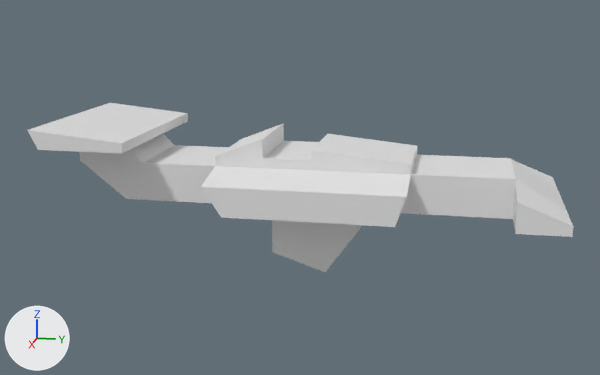
One commit to the OBJ model assets/car.obj: the scene before it, then after it.
Camera for both pictures: a camera (50 mm lens) standing at (8.55, 1.5, 2.43) and looking at (0.0, -0.21, 0.29). Every picture has the same lights, and +X, +Y and +Z are marked at lower left. Where no turn or scale is listed for an object, it has been applied to the vertices.

Names of what the first picture shows: 'Body_Cube', 'Wheel_Cylinder'.
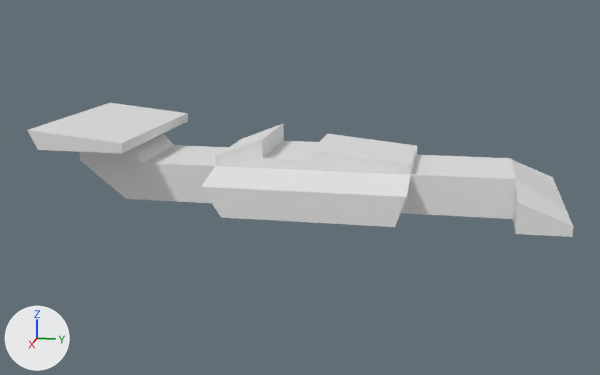
The edits, one by one:
Object 'Wheel_Cylinder' (ob_wheel_cylinder) is deleted.

What differs and where, as boxes (x1, y1, x2, y2) in the pictures (600 x 375 px):
'Wheel_Cylinder', deleted: before (272, 220, 361, 272)
